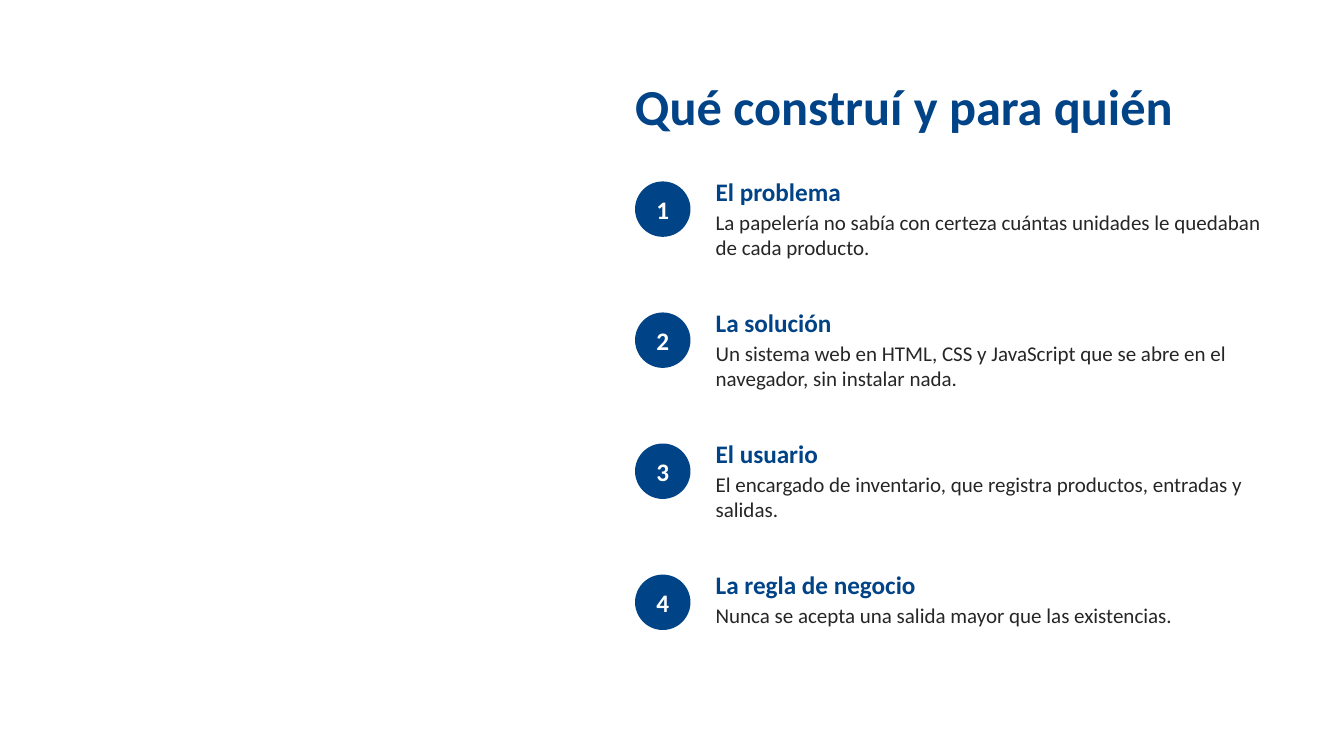
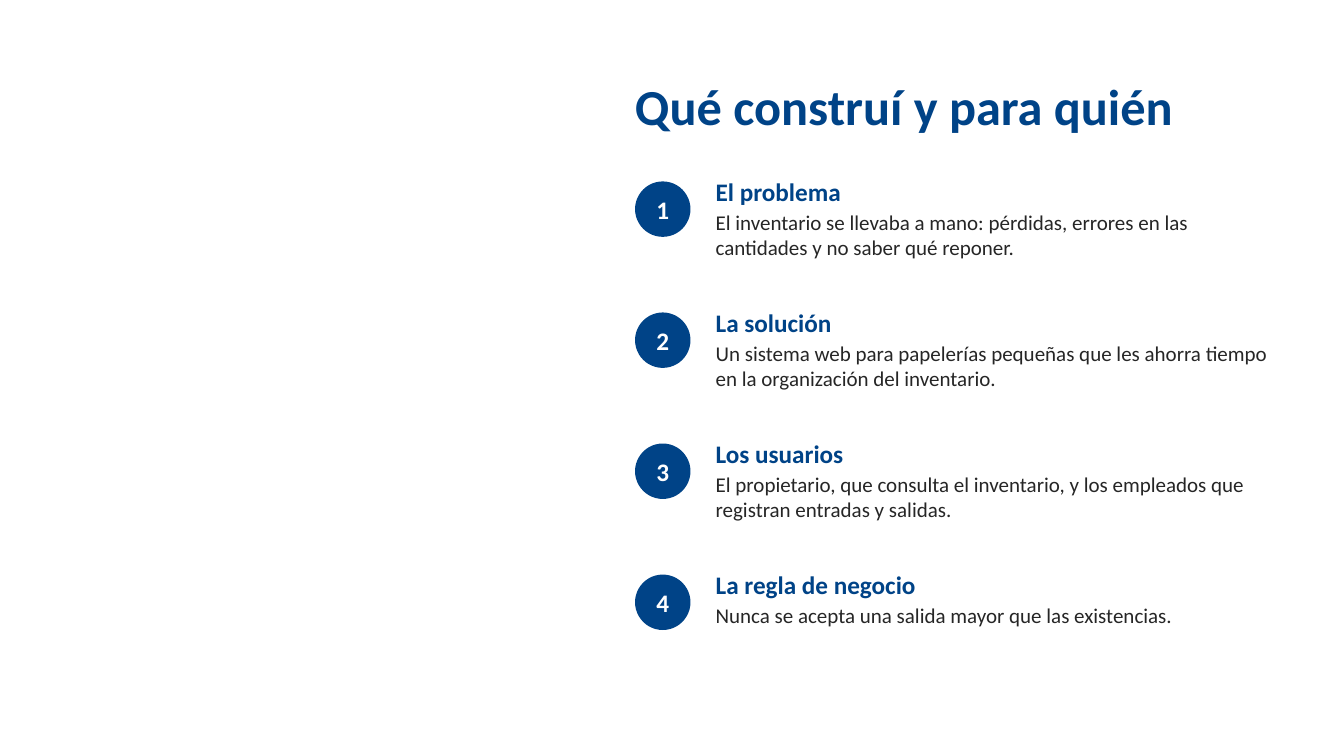
Before and after one commit to steveenbaez1-collab/ProyectoPapeler-a, a slide deck: slide 2 of docs/entrega-final/Sustentacion_Inventario_Papeleria.pptx. Drawn at 1344x756 pixels with LibreOffice and Linux fonts; fonts in the diff are those of the drawing; background and template pictures are left out. Boxes give left, top, right and bottom in pixels: in the first picture for what was removed or moved away, otherwise in the second. Text is boxed around its words. In the diff, an @@ line names an element or a change of style, - is before the commit and + after.

```diff
--- a/docs/entrega-final/Sustentacion_Inventario_Papeleria.pptx
+++ b/docs/entrega-final/Sustentacion_Inventario_Papeleria.pptx
@@ text at [716, 215, 1188, 259]: text changed @@
-La papelería no sabía con certeza cuántas unidades le quedaban de cada producto.
+El inventario se llevaba a mano: pérdidas, errores en las cantidades y no saber qué reponer.
@@ text at [716, 346, 1267, 390]: text changed @@
-Un sistema web en HTML, CSS y JavaScript que se abre en el navegador, sin instalar nada.
+Un sistema web para papelerías pequeñas que les ahorra tiempo en la organización del inventario.
@@ text at [716, 445, 1243, 521]: text changed @@
-El usuario
-El encargado de inventario, que registra productos, entradas y salidas.
+Los usuarios
+El propietario, que consulta el inventario, y los empleados que registran entradas y salidas.
```
Also in this commit, not shown: 3 other slides changed, 3 slides added.
